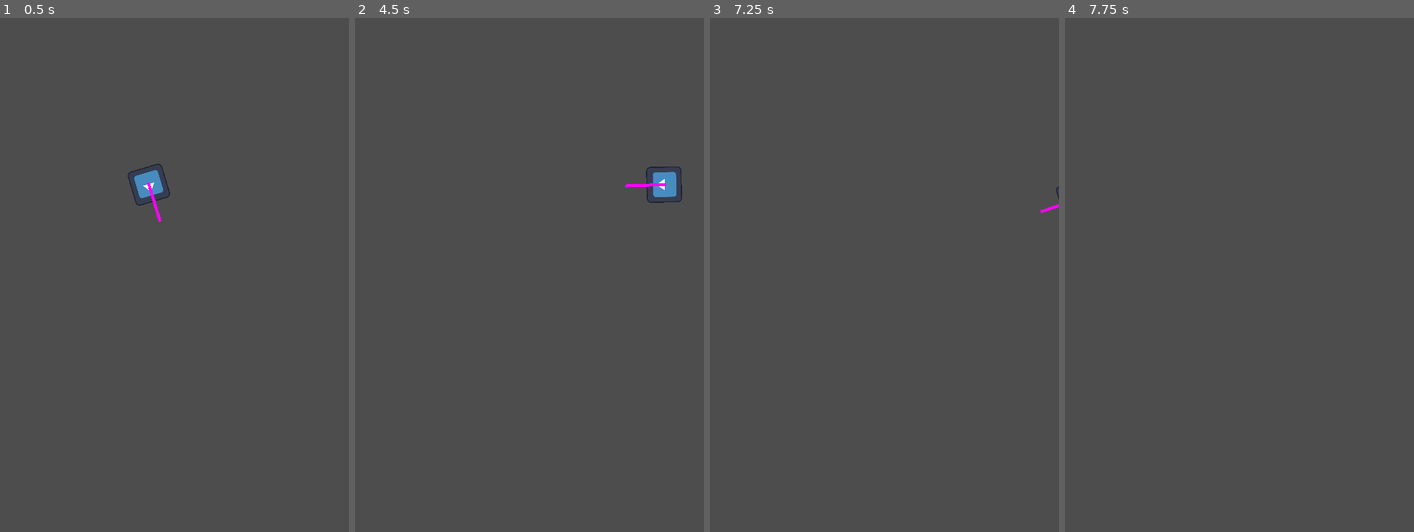
Above: before the commit, frames 1-4 (left to right).
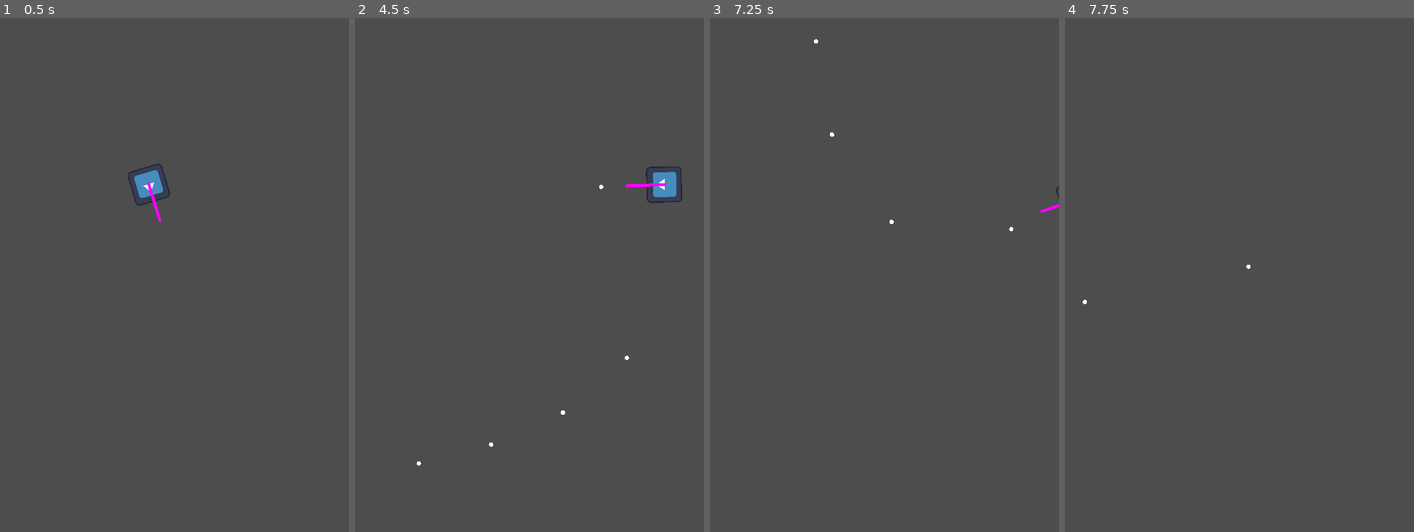
Above: after the commit, the same moments.

Repository: lol-boi/basic-game
Game: Godot game, scene res://player.tscn
Two runs of this game, one before a commit and one after it. Both use one fixed random seed, a clock stepped at 60 frames per second and the inputs below. The engine's default icon, where the game draws it, is replaced by a stand-in: a white triangle on a blue panel in a dark square.
Inputs (mouse positions are in pixels of both pictures, inside the frame that each line leads up to):
- Up to frame 1 (0.5 s): no input
- Up to frame 2 (4.5 s): tap Enter at 0.5, 4.25 s; move the mouse to (606, 244) at 0.52 s; press the mouse at (606, 244) at 0.53 s; hold D (move_right) 0.53-1.28 s; move the mouse to (459, 295) at 1.27 s; release the mouse at (459, 295) at 1.28 s; hold S (move_down) 1.28-2.03 s; click (459, 295) at 1.35 s; move the mouse to (564, 156) at 2.02 s; press the mouse at (564, 156) at 2.03 s; hold D (move_right) 2.03-2.78 s; tap Space at 2.75 s; move the mouse to (512, 372) at 2.77 s; release the mouse at (512, 372) at 2.78 s; hold W (move_up) 2.78-3.53 s; click (512, 372) at 2.85 s; move the mouse to (634, 346) at 3.52 s; press the mouse at (634, 346) at 3.53 s; hold A (move_left) from 3.53 s (still down); move the mouse to (424, 192) at 4.27 s; release the mouse at (424, 192) at 4.28 s; click (424, 192) at 4.35 s
- Up to frame 3 (7.25 s): move the mouse to (901, 269) at 5.02 s; release A (move_left) at 5.03 s; press the mouse at (901, 269) at 5.03 s; hold S (move_down) 5.03-5.78 s; move the mouse to (832, 141) at 5.77 s; release the mouse at (832, 141) at 5.78 s; hold D (move_right) 5.78-6.53 s; click (832, 141) at 5.85 s; move the mouse to (961, 244) at 6.52 s; press the mouse at (961, 244) at 6.53 s; hold W (move_up) from 6.53 s (still down)
- Up to frame 4 (7.75 s): move the mouse to (1169, 295) at 7.27 s; release W (move_up) at 7.28 s; release the mouse at (1169, 295) at 7.28 s; hold D (move_right) from 7.28 s (still down); click (1169, 295) at 7.35 s

Frame 1 is identical in both runs. In frame 2, less than 0.1% of the frame differs, in the area x 17-79%, y 32-88%; in frame 3, less than 0.1%; in frame 4, less than 0.1%.

Commit message:
Bullets are ready to fire

Diff:
--- a/CharacterBody2D.gd
+++ b/CharacterBody2D.gd
@@ -1,12 +1,22 @@
 extends CharacterBody2D
 
 @export var speed = 400
+@export var Bullet: PackedScene
+@export var actual_rate = 0.2
+var timer = 0
 
 func get_input():
 	var input_dir_vector = Input.get_vector("move_left", "move_right", "move_up", "move_down") #gets the direction vector
-	velocity = input_dir_vector * speed  #moves the player based on dir_vector and speed
+	velocity = input_dir_vector.normalized() * speed  #moves the player based on dir_vector and speed
 
 func _physics_process(delta):
+	timer +=delta
+	get_input()
+	if Input.get_action_raw_strength("Shoot") && timer >=actual_rate :
+		var me = Bullet.instantiate()
+		add_sibling(me)
+		me.global_position = get_node("Bulletpos").get("global_position")
+		me.set("ar_dr", (get_global_mouse_position() - self.global_position).normalized())
+		timer = 0
 	look_at(get_global_mouse_position())  # allows for the sprite to look torwards the curosr
-	get_input()
 	move_and_slide() # not defined yet
--- /dev/null
+++ b/bullet.gd
@@ -0,0 +1,8 @@
+extends Area2D
+
+const speed = 800.0
+var ar_dr = Vector2(0,0)
+
+# Called every frame. 'delta' is the elapsed time since the previous frame.
+func _process(delta):
+	self.translate(ar_dr*speed*delta)
--- /dev/null
+++ b/bullet.tscn
@@ -0,0 +1,35 @@
+[gd_scene load_steps=4 format=3 uid="uid://butqdnf54nauh"]
+
+[ext_resource type="Script" path="res://bullet.gd" id="1_xytjo"]
+
+[sub_resource type="CircleShape2D" id="CircleShape2D_n4g6n"]
+radius = 3.0
+
+[sub_resource type="SphereMesh" id="SphereMesh_jrqvd"]
+radius = 3.0
+height = 6.0
+
+[node name="Bullet" type="Area2D"]
+script = ExtResource("1_xytjo")
+
+[node name="CollisionShape2D" type="CollisionShape2D" parent="."]
+shape = SubResource("CircleShape2D_n4g6n")
+debug_color = Color(0.945098, 0.156863, 0.447059, 0.419608)
+
+[node name="MeshInstance2D" type="MeshInstance2D" parent="."]
+mesh = SubResource("SphereMesh_jrqvd")
+
+[node name="CPUParticles2D" type="CPUParticles2D" parent="."]
+emitting = false
+amount = 4
+lifetime = 0.25
+one_shot = true
+explosiveness = 1.0
+fract_delta = false
+spread = 180.0
+gravity = Vector2(0, 0)
+initial_velocity_min = 60.0
+initial_velocity_max = 120.0
+angular_velocity_max = 360.0
+scale_amount_min = 5.0
+scale_amount_max = 8.0
--- a/player.tscn
+++ b/player.tscn
@@ -1,7 +1,8 @@
-[gd_scene load_steps=4 format=3 uid="uid://bp50m5nkrgnbl"]
+[gd_scene load_steps=5 format=3 uid="uid://dteobuff2unhx"]
 
 [ext_resource type="Texture2D" uid="uid://b7f76lxgo2h73" path="res://icon.svg" id="1_3x7ki"]
 [ext_resource type="Script" path="res://CharacterBody2D.gd" id="1_6s35o"]
+[ext_resource type="PackedScene" uid="uid://butqdnf54nauh" path="res://bullet.tscn" id="2_k4y5x"]
 
 [sub_resource type="PlaceholderTexture2D" id="PlaceholderTexture2D_qbox3"]
 
@@ -10,8 +11,8 @@
 
 [node name="CharacterBody2D" type="CharacterBody2D" parent="."]
 position = Vector2(-47, -145)
-motion_mode = 1
 script = ExtResource("1_6s35o")
+Bullet = ExtResource("2_k4y5x")
 
 [node name="CollisionPolygon2D" type="CollisionPolygon2D" parent="CharacterBody2D"]
 position = Vector2(-22, 32)
@@ -30,3 +31,6 @@
 rotation = 1.56536
 scale = Vector2(-4, -56)
 texture = SubResource("PlaceholderTexture2D_qbox3")
+
+[node name="Bulletpos" type="Marker2D" parent="CharacterBody2D"]
+position = Vector2(53, 0)
--- a/project.godot
+++ b/project.godot
@@ -47,3 +47,8 @@
 "events": [Object(InputEventKey,"resource_local_to_scene":false,"resource_name":"","device":-1,"window_id":0,"alt_pressed":false,"shift_pressed":false,"ctrl_pressed":false,"meta_pressed":false,"pressed":false,"keycode":0,"physical_keycode":83,"key_label":0,"unicode":115,"echo":false,"script":null)
 ]
 }
+Shoot={
+"deadzone": 0.5,
+"events": [Object(InputEventMouseButton,"resource_local_to_scene":false,"resource_name":"","device":-1,"window_id":0,"alt_pressed":false,"shift_pressed":false,"ctrl_pressed":false,"meta_pressed":false,"button_mask":0,"position":Vector2(0, 0),"global_position":Vector2(0, 0),"factor":1.0,"button_index":1,"pressed":false,"double_click":false,"script":null)
+]
+}
